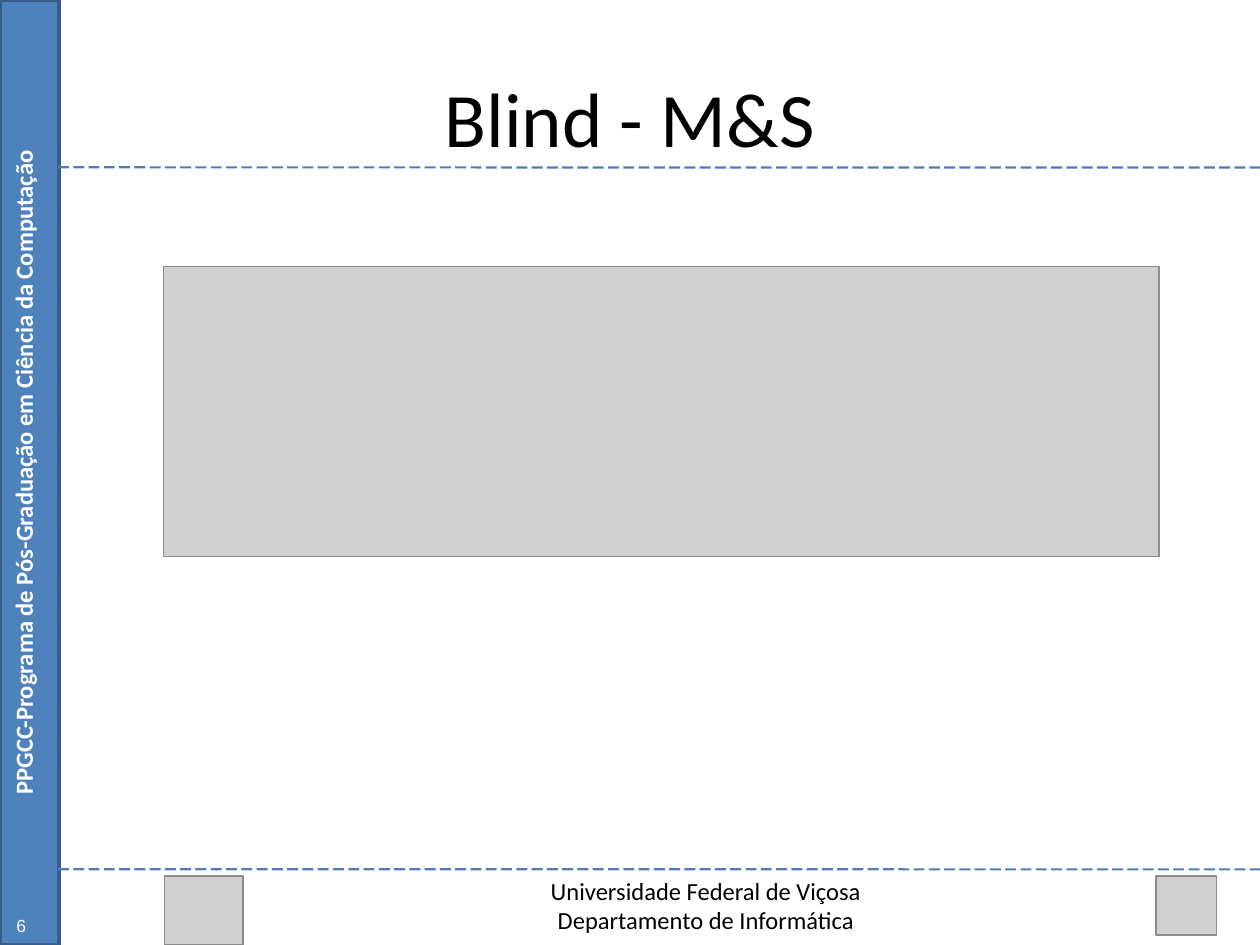
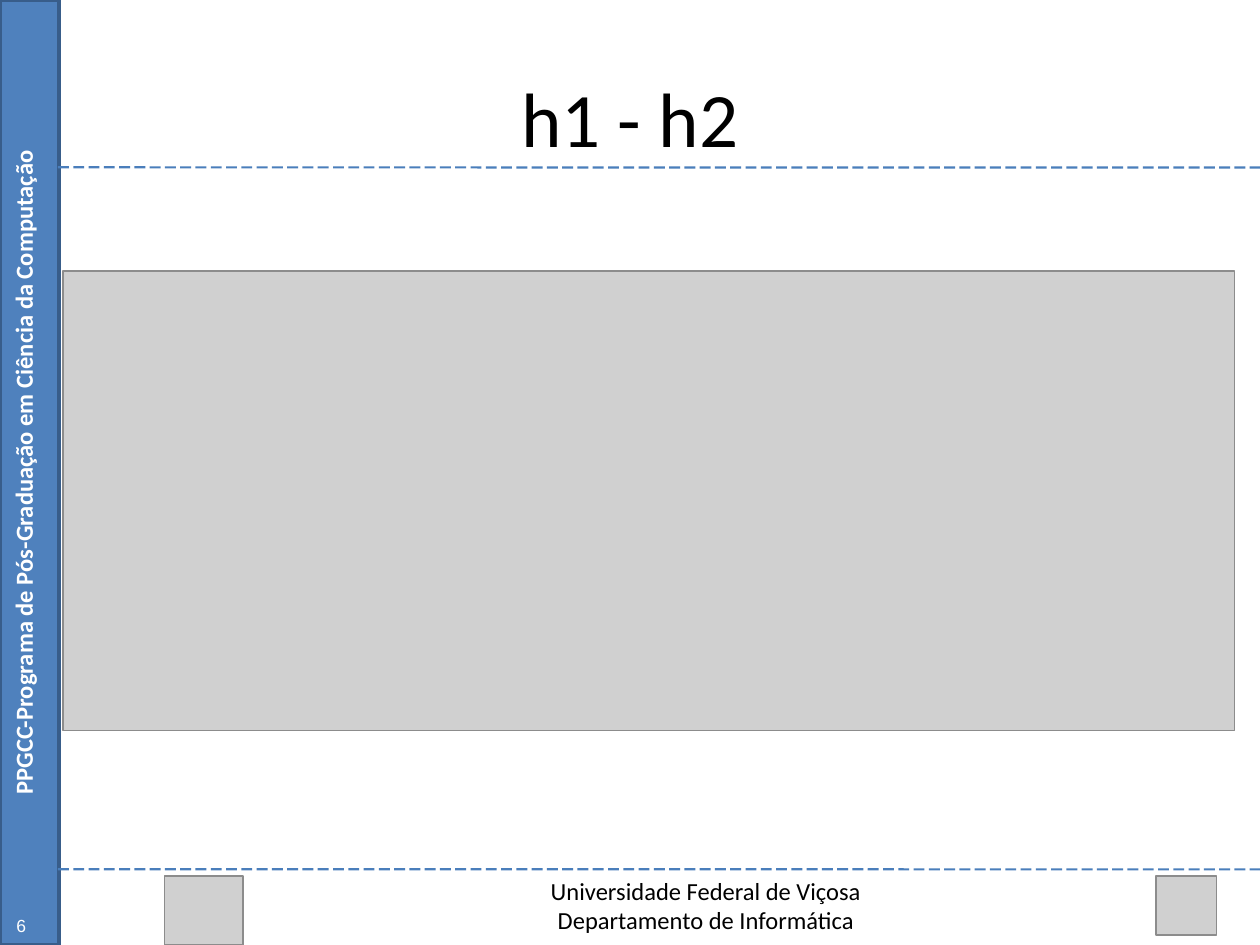
Before and after one commit to Marvinsky/research-marvin, a slide deck: slide 15 of latex/odp/dissertation_v5.odp (slide 20 before the commit). Drawn at 1260x945 pixels with LibreOffice and Linux fonts; fonts in the diff are those of the drawing; grey boxes stand for pictures. Boxes give left, top, right and bottom in pixels: in the first picture for what was removed or moved away, otherwise in the second. Text is boxed around its words. In the diff, an @@ line names an element or a change of style, - is before the commit and + after.

```diff
--- a/latex/odp/dissertation_v5.odp
+++ b/latex/odp/dissertation_v5.odp
@@ text at (x1=521, y1=93, x2=738, y2=147): text changed @@
-Blind - M&S
+h1 - h2
@@ picture resized from (x1=164, y1=266, x2=1159, y2=556) to (x1=63, y1=271, x2=1235, y2=731) @@
```
Also in this commit, not shown: 12 other slides changed, 4 slides removed.
